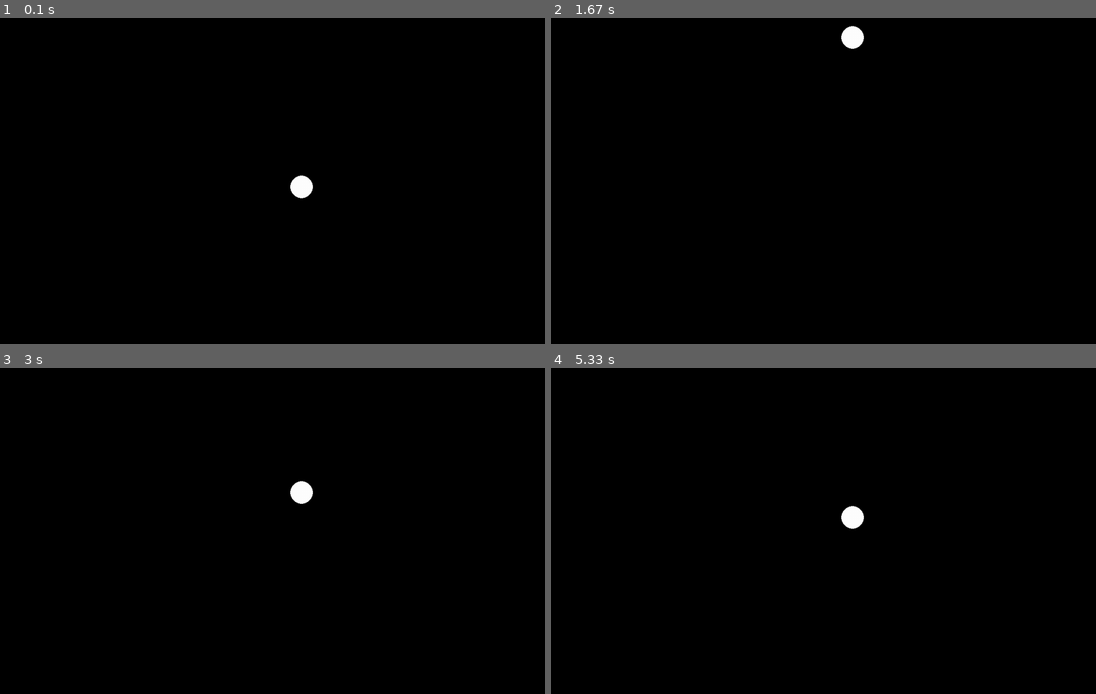
Above: before the commit, frames 1-4 (two rows, left to right).
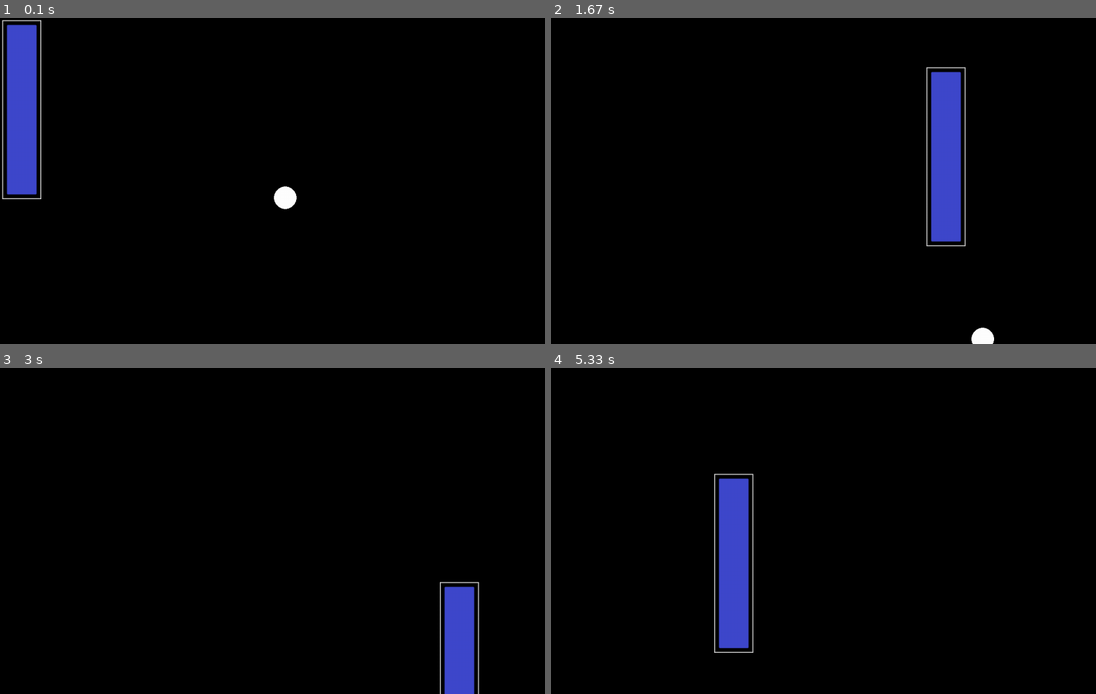
Above: after the commit, the same moments.

Repository: ErikoStrand/Realistic-Bounce-Pygame
Game: pygame game, started from main.py
Two runs of this game, one before a commit and one after it. Both use one fixed random seed, a clock stepped at 60 frames per second and the inputs below.
Inputs (mouse positions are in pixels of both pictures, inside the frame that each line leads up to):
- Up to frame 1 (0.1 s): no input
- Up to frame 2 (1.67 s): move the mouse to (818, 194) at 0.37 s; move the mouse to (703, 184) at 0.87 s; move the mouse to (927, 66) at 1.2 s
- Up to frame 3 (3 s): move the mouse to (299, 420) at 1.7 s; move the mouse to (299, 563) at 2.27 s; move the mouse to (441, 583) at 2.6 s
- Up to frame 4 (5.33 s): move the mouse to (992, 501) at 3.03 s; move the mouse to (1052, 504) at 3.43 s; move the mouse to (1046, 596) at 4.1 s; move the mouse to (867, 517) at 4.5 s; move the mouse to (714, 472) at 5 s

The runs differ from the first frame. In frame 1, 3.7% of the frame differs, in the area x 0-58%, y 0-59%; in frame 2, 3.7%; in frame 3, 2.3%; in frame 4, 3.5%.

Commit message:
still for the life of me cant figure out why it bounces more instead of less

Diff:
--- a/main.py
+++ b/main.py
@@ -1,40 +1,68 @@
 import pygame
 import sys
+import numpy as np
 pygame.init()
 infoObject = pygame.display.Info()
 WIDTH, HEIGHT = infoObject.current_w, infoObject.current_h
 pygame.event.set_allowed([pygame.MOUSEBUTTONDOWN])
+board = pygame.image.load("board.png")
 DISPLAY = pygame.display.set_mode((WIDTH, HEIGHT))
 clock = pygame.time.Clock()
 BACKGROUND = (0, 0, 0)
-
+BALLS = []
+BALLS_AMOUNT = 1
 class ball:
-    def __init__ (self, rect, display):
+    def __init__ (self, rect, display, speed):
         self.rect = pygame.Rect(rect)
         self.display = display
-        self.gravity = 9.82
-        self.velocity = 0
+        self.fallspeed = 9.82
+        self.velocityY = 0
+        self.velocityX = speed
+        self.airRes = 5
 
     def update(self, dt):
-        self.velocity += self.gravity
-        self.rect.y = self.rect.y - (self.velocity * dt)
-        print(self.rect.y, self.velocity)
+        if self.rect.y >= HEIGHT - self.rect.height:
+            self.velocityY *= -1
+        if self.rect.y <= 0:
+            self.velocityY *= -1
+        if self.rect.x > WIDTH - self.rect.height:
+            self.airRes *= -1
+            self.velocityX *= -1
+        if self.rect.x < 0:
+            self.airRes *= -1
+            self.velocityX *= -1
+        if -1 < self.velocityX < 1:
+            self.velocityX = 0
+
+        self.velocityX -= self.airRes * dt
+        self.velocityY += self.fallspeed
+        self.rect.y = self.rect.y + (self.velocityY * dt)
+        self.rect.x = self.rect.x - (self.velocityX * dt)
 
     def draw(self):
         pygame.draw.circle(self.display, (255, 255, 255), (self.rect.center), self.rect.width/2)
 
-balls = ball((WIDTH/2, HEIGHT/2, 50, 50), DISPLAY)
 while 1:
+    player_rect = board.get_rect(topleft=(pygame.mouse.get_pos()))
+
     dt = clock.tick(240) / 500
     for event in pygame.event.get():
         if event.type == pygame.MOUSEBUTTONDOWN:
             sys.exit()
 
     DISPLAY.fill(BACKGROUND)
-    balls.update(dt)
-    if balls.rect.y >= HEIGHT - balls.rect.height:
-        balls.velocity *= -1
-    if balls.rect.y <= 0:
-        balls.velocity *= -1
-    balls.draw()
+    if BALLS_AMOUNT > len(BALLS):
+        BALLS.append(ball((WIDTH/2, HEIGHT/2, 50, 50), DISPLAY, 200))
+    for balls in BALLS:
+        balls.update(dt)
+        balls.draw()
+
+    for balls in BALLS:
+        if pygame.Rect.colliderect(balls.rect, player_rect):
+            balls.velocityX += 200
+
+    # temp work around
+    #DISPLAY.blit(pygame.transform.rotate(DISPLAY, 180), (0, 0))
+    DISPLAY.blit(board, pygame.mouse.get_pos())
+
     pygame.display.flip()
Binary file added: board.png
